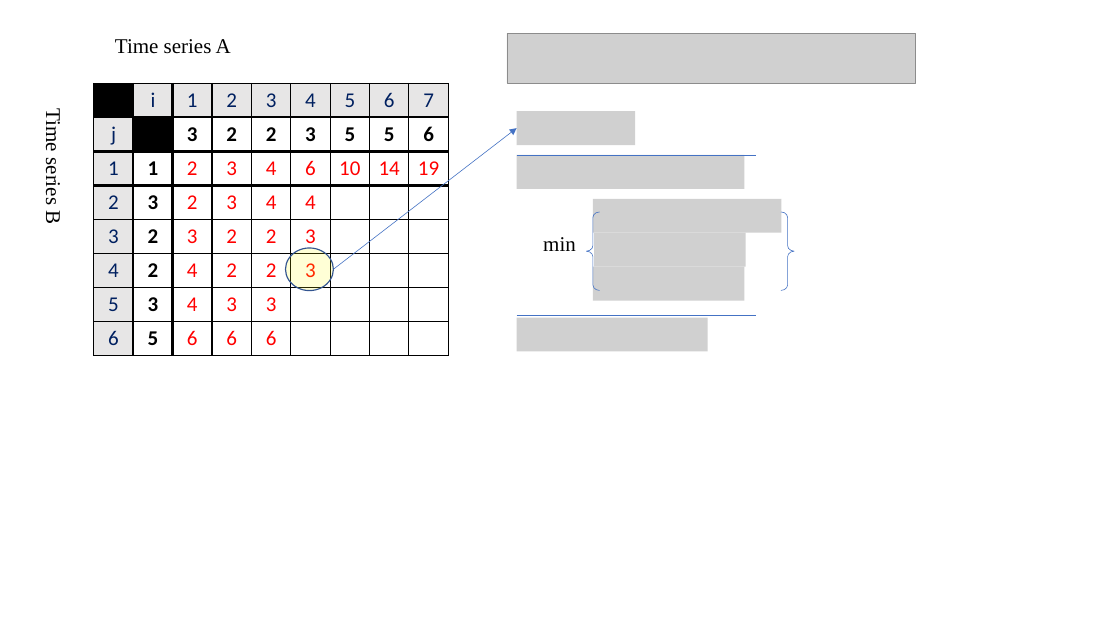
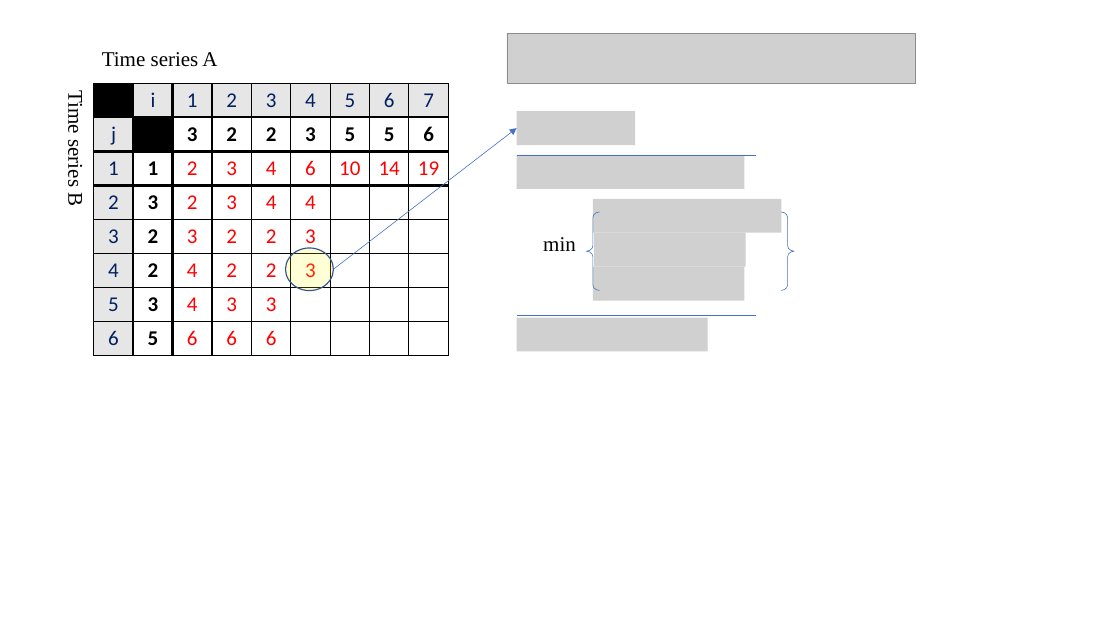
Before and after one commit to pc-ng/pc-ng.github.io, a slide deck: slide 6 of zblog/images-dtw/edit.pptx. Drawn at 1120x630 pixels with LibreOffice and Linux fonts; fonts in the diff are those of the drawing; grey boxes stand for pictures. Boxes give left, top, right and bottom in pixels: in the first picture for what was removed or moved away, otherwise in the second. Text is boxed around its words. In the diff, an @@ line names an element or a change of style, - is before the commit and + after.

```diff
--- a/zblog/images-dtw/edit.pptx
+++ b/zblog/images-dtw/edit.pptx
@@ text "Time series A" moved from (x1=115, y1=39, x2=231, y2=54) to (x1=102, y1=52, x2=217, y2=67) @@
@@ text "Time series B" moved from (x1=42, y1=113, x2=65, y2=223) to (x1=64, y1=95, x2=87, y2=205) @@
```
Also in this commit, not shown: 21 other files.
